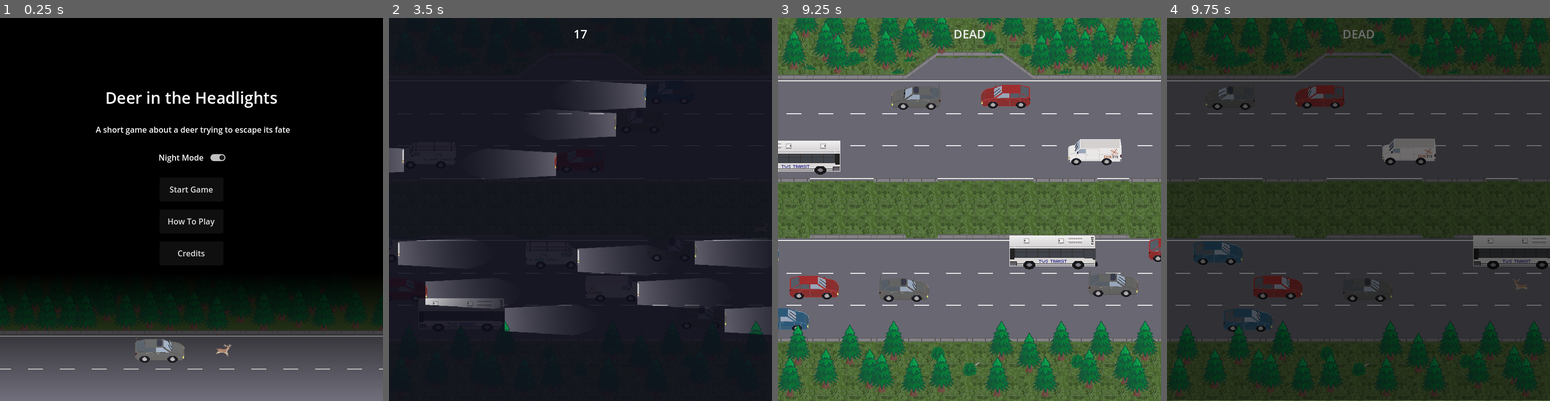
Above: before the commit, frames 1-4 (left to right).
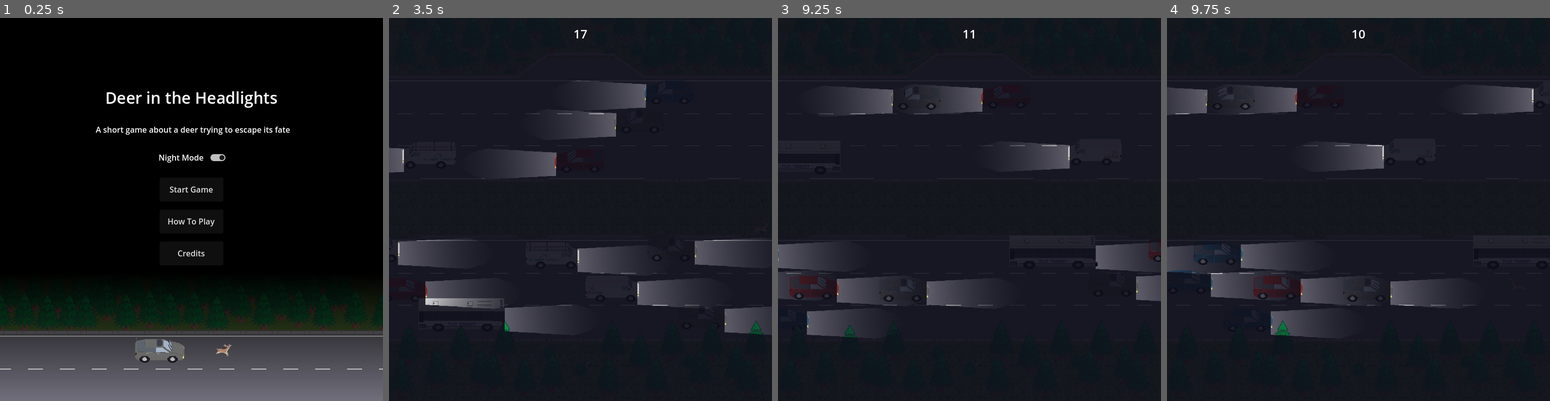
Above: after the commit, the same moments.

Repository: Pedro-T/deer-in-the-headlights
Game: Godot game, scene res://Main.tscn
Two runs of this game, one before a commit and one after it. Both use one fixed random seed, a clock stepped at 60 frames per second and the inputs below.
Inputs:
- Up to frame 1 (0.25 s): no input
- Up to frame 2 (3.5 s): click "Start Game" at 0.5 s; hold D (move_right) 1.28-2.03 s; hold S (move_down) 2.03-2.78 s; hold D (move_right) from 2.78 s (still down)
- Up to frame 3 (9.25 s): release D (move_right) at 3.53 s; hold W (move_up) 3.53-4.28 s; hold A (move_left) 4.28-5.78 s; hold S (move_down) 5.78-6.53 s; hold D (move_right) 6.53-7.28 s; hold W (move_up) 7.28-8.03 s; hold D (move_right) 8.03-8.78 s; hold S (move_down) from 8.78 s (still down)
- Up to frame 4 (9.75 s): release S (move_down) at 9.53 s; hold A (move_left) from 9.53 s (still down)

Frames 1-2 are identical in both runs. In frame 3, 98% of the frame differs, in the area x 0-100%, y 0-100%; in frame 4, 74%.

Commit message:
Rework collision masks to make more sense, add blocker areas to edges

Diff:
--- a/deer-in-the-headlights/Main.tscn
+++ b/deer-in-the-headlights/Main.tscn
@@ -25,6 +25,15 @@
 resource_local_to_scene = true
 size = Vector2(312, 20)
 
+[sub_resource type="RectangleShape2D" id="RectangleShape2D_fpfj3"]
+size = Vector2(768, 8)
+
+[sub_resource type="RectangleShape2D" id="RectangleShape2D_sc1dx"]
+size = Vector2(8, 520)
+
+[sub_resource type="RectangleShape2D" id="RectangleShape2D_kjvhd"]
+size = Vector2(8, 520)
+
 [sub_resource type="RectangleShape2D" id="RectangleShape2D_wkp8b"]
 size = Vector2(100, 20)
 
@@ -67,6 +76,8 @@
 
 [node name="NoGoArea" parent="Stage/WorldColliders" instance=ExtResource("3_cm0pq")]
 position = Vector2(-48, 112)
+collision_layer = 1
+collision_mask = 2
 
 [node name="CollisionShape2D" parent="Stage/WorldColliders/NoGoArea" index="0"]
 position = Vector2(207, 0)
@@ -74,6 +85,8 @@
 
 [node name="NoGoArea2" parent="Stage/WorldColliders" instance=ExtResource("3_cm0pq")]
 position = Vector2(10, 111)
+collision_layer = 1
+collision_mask = 2
 
 [node name="CollisionShape2D" parent="Stage/WorldColliders/NoGoArea2" index="0"]
 position = Vector2(602, 0)
@@ -121,6 +134,29 @@
 [node name="BlockerSmall14" parent="Stage/WorldColliders" instance=ExtResource("4_fpfj3")]
 position = Vector2(32, 328)
 
+[node name="SouthBoundary" type="StaticBody2D" parent="Stage/WorldColliders"]
+position = Vector2(384, 648)
+collision_mask = 2
+
+[node name="CollisionShape2D" type="CollisionShape2D" parent="Stage/WorldColliders/SouthBoundary"]
+position = Vector2(0, -4)
+shape = SubResource("RectangleShape2D_fpfj3")
+
+[node name="WestBoundary" type="StaticBody2D" parent="Stage/WorldColliders"]
+collision_mask = 2
+
+[node name="CollisionShape2D" type="CollisionShape2D" parent="Stage/WorldColliders/WestBoundary"]
+position = Vector2(-4, 380)
+shape = SubResource("RectangleShape2D_sc1dx")
+
+[node name="EastBoundary" type="StaticBody2D" parent="Stage/WorldColliders"]
+position = Vector2(768, 384)
+collision_mask = 2
+
+[node name="CollisionShape2D" type="CollisionShape2D" parent="Stage/WorldColliders/EastBoundary"]
+position = Vector2(4, -4)
+shape = SubResource("RectangleShape2D_kjvhd")
+
 [node name="PlayerContainer" type="Node" parent="Stage"]
 
 [node name="Player" parent="Stage/PlayerContainer" instance=ExtResource("3_r0du0")]
@@ -437,6 +473,7 @@
 
 [node name="GameSuccessTrigger" type="Area2D" parent="Stage/Triggers"]
 position = Vector2(384, 88)
+collision_mask = 2
 script = ExtResource("10_20pc6")
 
 [node name="CollisionShape2D" type="CollisionShape2D" parent="Stage/Triggers/GameSuccessTrigger"]
--- a/deer-in-the-headlights/player/Player.tscn
+++ b/deer-in-the-headlights/player/Player.tscn
@@ -7,7 +7,7 @@
 size = Vector2(28, 28)
 
 [node name="Player" type="CharacterBody2D"]
-collision_mask = 3
+collision_layer = 2
 script = ExtResource("1_3c3w1")
 
 [node name="AnimatedSprite2D" type="AnimatedSprite2D" parent="."]
--- a/deer-in-the-headlights/stage/BlockerSmall.tscn
+++ b/deer-in-the-headlights/stage/BlockerSmall.tscn
@@ -4,6 +4,7 @@
 size = Vector2(64, 8)
 
 [node name="BlockerSmall" type="StaticBody2D"]
+collision_mask = 2
 
 [node name="CollisionShape2D" type="CollisionShape2D" parent="."]
 shape = SubResource("RectangleShape2D_7v3ec")
Not shown: 1 places in deer-in-the-headlights/Main.tscn that only renumber resources
